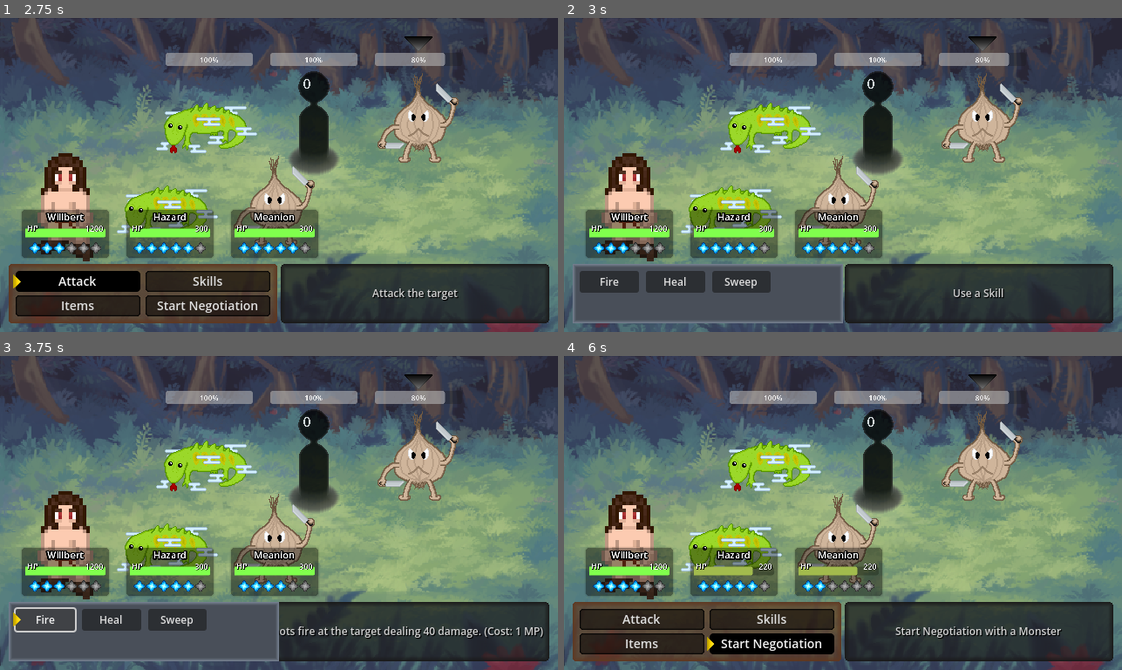
Above: before the commit, frames 1-4 (two rows, left to right).
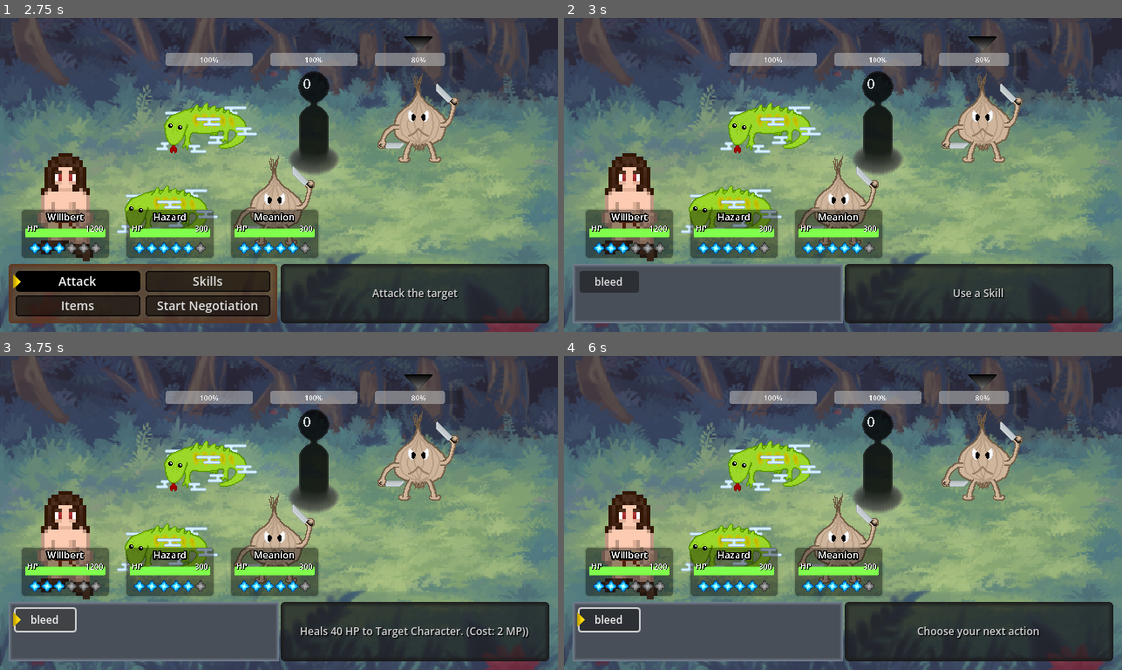
Above: after the commit, the same moments.

Repository: Willi-bot/GameProject
Game: Godot game, scene res://scenes/main_menu/main_menu.tscn
Two runs of this game, one before a commit and one after it. Both use one fixed random seed, a clock stepped at 60 frames per second and the inputs below.
Inputs (mouse positions are in pixels of both pictures, inside the frame that each line leads up to):
- Up to frame 1 (2.75 s): click "New Game" at 0.5 s; click (390, 55) at 1.27 s; click "Attack" at 2 s
- Up to frame 2 (3 s): click "Skills" at 2.75 s
- Up to frame 3 (3.75 s): click "Fire" (after the commit: "bleed") at 3.5 s
- Up to frame 4 (6 s): click "Heal" (after the commit: "bleed") at 4.25 s; click "Start Negotiation" at 5 s; click "Start Negotiation" at 5.75 s

Frame 1 is identical in both runs. In frame 2, 1.5% of the frame differs, in the area x 5-38%, y 80-88%; in frame 3, 2.5%; in frame 4, 10%, in the area x 1-90%, y 66-98%.
Error before the commit: Invalid access to property or key 'EnemyEntity:<Node2D#47747958098>' on a base object of type 'Array'. (res://scenes/battle/battle_manager.gd:369)

Commit message:
dynamically load skills from global state

Diff:
--- a/gameproject/GlobalState.gd
+++ b/gameproject/GlobalState.gd
@@ -36,7 +36,7 @@
 			"current_mp": 5,
 			"damage": 80,
 			"agility": 5,
-			"skills": ["whiplash"],
+			"skills": ["Sweep"],
 			"sprite": "res://creatures/sprites/hazard.png"
 		},
 		{
@@ -47,7 +47,7 @@
 			"current_mp": 5,
 			"damage": 80,
 			"agility": 5,
-			"skills": ["whiplash"],
+			"skills": ["Heal"],
 			"sprite": "res://creatures/sprites/meanion.png"
 		}
 	]
--- a/gameproject/scenes/battle/battle_manager.gd
+++ b/gameproject/scenes/battle/battle_manager.gd
@@ -44,17 +44,17 @@
 
 func _ready() -> void:
 	var enemy_data = load_enemy_data()
-	_spawn_enemies(enemy_data, Vector2(480, 120), -120)
+	_spawn_entities(enemy_data, Vector2(480, 120), -120, BaseEntity.EntityType.ENEMY)
 
 	var ally_data = get_player_data()
-	_spawn_allies(ally_data, Vector2(75, 215), 120)
+	_spawn_entities(ally_data, Vector2(75, 215), 120, BaseEntity.EntityType.PLAYER)
 
 	all_battlers = ally_battlers + enemy_battlers
 	all_battlers.sort_custom(func(a, b): return a.entity.agility > b.entity.agility)
 
 	_connect_buttons()
-	_connect_entities(ally_battlers, _next_turn)
-	_connect_entities(enemy_battlers, _next_turn, _attack_random_ally, _choose_target)
+	_connect_ally_callbacks(ally_battlers)
+	_connect_enemy_callbacks(enemy_battlers)
 
 	_setup_box(skill_box)
 	_setup_box(target_menu_box)
@@ -64,29 +64,21 @@
 
 	_choose_target(enemy_battlers[0])
 
-func _spawn_enemies(data, start_pos, offset_x):
+func _spawn_entities(data, start_pos, offset_x, type):
 	var index = 0
-	var enemy = null
-	for enemy_data in data:
-		enemy_data['list_id'] = index
-		index += 1
-		enemy = _add_enemy_to_battle(enemy_data, start_pos)
-
-		add_child(enemy)
+	var entity = null
+
+	for entity_data in data:
+		if type == BaseEntity.EntityType.PLAYER:
+			entity = _add_ally_to_battle(entity_data, start_pos)
+			ally_battlers.append(entity)
+		else:
+			entity = _add_enemy_to_battle(entity_data, start_pos)
+			enemy_battlers.append(entity)
+
+		add_child(entity)
 
 		start_pos.x += offset_x
-		enemy_battlers.append(enemy)
-
-func _spawn_allies(data, start_pos, offset_x):
-	var ally = null
-	for entity_data in data:
-		ally = _add_ally_to_battle(entity_data, start_pos)
-
-		add_child(ally)
-
-		start_pos.x += offset_x
-		ally_battlers.append(ally)
-
 
 func _connect_buttons():
 	attack_button.pressed.connect(_attack_enemy)
@@ -95,14 +87,17 @@
 	neg_button.pressed.connect(_choose_neg_target)
 
 
-func _connect_entities(entities, turn_end_callback, damage_callback=null, target_callback=null):
-	for entity in entities:
-		entity.entity.turn_ended.connect(turn_end_callback)
-		if damage_callback:
-			entity.deal_damage.connect(damage_callback)
-		if target_callback:
-			entity.target_enemy.connect(target_callback)
-
+func _connect_ally_callbacks(allies):
+	for ally in allies:
+		ally.entity.turn_ended.connect(_next_turn)
+		ally.entity.death.connect(process_ally_death.bind(ally))
+
+func _connect_enemy_callbacks(enemies):
+	for enemy in enemies:
+		enemy.entity.turn_ended.connect(_next_turn)
+		enemy.deal_damage.connect(_attack_random_ally)
+		enemy.target_enemy.connect(_choose_target)
+		enemy.entity.death.connect(process_enemy_death.bind(enemy))
 
 func _setup_box(box : Container):
 	box.size = $MenuBox.size
@@ -126,7 +121,8 @@
 		"current_mp": GlobalState.current_mp,
 		"damage": GlobalState.damage,
 		"agility": GlobalState.agility,
-		"sprite": "res://imgs/player.png"
+		"sprite": "res://imgs/player.png",
+		"skills": ["Fire"]
 	})
 
 	for member in GlobalState.team:
@@ -135,9 +131,8 @@
 			data[key] = member[key]
 		player_data.append(data)
 
-	print("Sucesfully loaded player_data", player_data)
-
 	return player_data
+
 
 func load_enemy_data() -> Array:
 	var file = FileAccess.open("res://creatures/creatures_data.json", FileAccess.READ)
@@ -179,29 +174,26 @@
 	var target = selected_target
 	current_turn.entity.start_attacking(target)
 
-	if(target.entity.current_hp == 0):
-		process_enemy_death(target)
-
 
 func _choose_skill() -> void:
 	select_icon.visible = false
-	var list_of_skills = get_skills(current_turn)
 
 	var i = 0
-	for skill in list_of_skills:
+	print("CURRENTLY AVAILABLE SKILLS", current_turn.entity.skills)
+
+	for skill in current_turn.entity.skills:
 		var new_button = skill_button_entity.instantiate()
-		new_button.skill = skill
-		new_button.text = skill.skill_name
+		new_button.initialize(skill, self)
 		new_button.size_flags_horizontal = Control.SIZE_EXPAND_FILL
 		new_button.size_flags_vertical = Control.SIZE_SHRINK_CENTER
 		new_button.pressed.connect(Callable(new_button, "_on_button_pressed"))
 		new_button.mouse_entered.connect(Callable(new_button, "_on_mouse_entered").bind(select_icon, info_text))
 		new_button.mouse_exited.connect(Callable(new_button, "_on_mouse_exited").bind(info_text))
 
-		if current_turn.entity.current_mp < skill.mp_cost:
+		if current_turn.entity.current_mp < new_button.skill.mp_cost:
 			new_button.disabled = true
 
-		skill.turn_ended.connect(_next_turn)
+		new_button.skill.turn_ended.connect(_next_turn)
 
 		skill_container.add_child(new_button)
 		i += 1
@@ -216,25 +208,6 @@
 	skill_menu.visible = true
 
 
-func get_skills(character) -> Array[Skill]:
-	var skill_scene = load("res://scenes/entities/skills/Fire.tscn")
-	var skill_instance1 = skill_scene.instantiate()
-	skill_instance1.battle_manager = self
-	skill_instance1.character = current_turn
-
-	skill_scene = load("res://scenes/entities/skills/Heal.tscn")
-	var skill_instance2 = skill_scene.instantiate()
-	skill_instance2.battle_manager = self
-	skill_instance2.character = current_turn
-
-	skill_scene = load("res://scenes/entities/skills/Sweep.tscn")
-	var skill_instance3 = skill_scene.instantiate()
-	skill_instance3.battle_manager = self
-	skill_instance3.character = current_turn
-
-	return [skill_instance1, skill_instance2, skill_instance3]
-
-
 func _choose_item() -> void:
 	print("Choosing an item")
 
@@ -253,9 +226,6 @@
 func _attack_random_ally() -> void:
 	var ally = ally_battlers[randi_range(0, ally_battlers.size() - 1)]
 	current_turn.entity.start_attacking(ally)
-
-	if ally.entity.current_hp == 0:
-		process_ally_death(ally)
 
 
 func _next_turn() -> void:
@@ -291,9 +261,8 @@
 		n.queue_free()
 	target_menu.hide()
 
+
 func process_enemy_death(enemy):
-	var enemy_index = enemy_battlers.find(enemy)
-
 	enemy_battlers.erase(enemy)
 	all_battlers.erase(enemy)
 	remove_child(enemy)
@@ -303,17 +272,15 @@
 		get_tree().paused = true
 		return
 
-	_choose_target(enemy_battlers[enemy_index - 1])
+	_choose_target(enemy_battlers[0])
 
 
 func process_ally_death(ally):
 	var ally_index = ally_battlers.find(ally)
 
-	var entity_index = all_battlers.find(ally)
-	all_battlers.remove_at(entity_index)
+	all_battlers.erase(ally)
 
 	if(ally_index == 0):
-		print("Player has died, game ended")
 		get_tree().paused = true
 		defeat_screen.show()
 
@@ -363,14 +330,6 @@
 
 func _on_neg_button_mouse_exited() -> void:
 	info_text.text = "Choose your next action"
-
-
-func get_enemy_target() -> Node2D:
-	return enemy_battlers[selected_target]
-
-
-func get_all_enemies() -> Array:
-	return enemy_battlers
 
 
 func get_player_target() -> Node2D:
@@ -398,11 +357,13 @@
 func _chosen_player(character: Node2D) -> void:
 	target_chosen.emit(character)
 
+
 func _on_continue_game_pressed() -> void:
 	GlobalState.overwrite_stats(ally_battlers)
 	get_tree().paused = false
 	get_tree().change_scene_to_file("res://scenes/overworld/overworld.tscn")
 
+
 func _on_quit_game_pressed() -> void:
 	GlobalState.quit_game()
 
--- a/gameproject/scenes/battle/buttons/skill_button.gd
+++ b/gameproject/scenes/battle/buttons/skill_button.gd
@@ -5,20 +5,13 @@
 @export var skill: Skill
 
 
-# Called when the node enters the scene tree for the first time.
-func _ready() -> void:
-	pass
+func initialize(skill_name: String, battle_manager) -> void:
+	var path = "res://scenes/entities/skills/" + skill_name + ".tscn"
+	skill = load(path).instantiate()
+	skill.battle_manager = battle_manager
 
-
-# Called every frame. 'delta' is the elapsed time since the previous frame.
-func _process(delta: float) -> void:
-	pass
-
-
-func _on_button_pressed():
-	# Execute logic based on the associated resource
+func _on_button_pressed(battle_manager):
 	if skill:
-		print("Executing move:", skill.name)
 		skill.execute()
 
 
--- a/gameproject/scenes/battle/skill_button.tscn
+++ b/gameproject/scenes/battle/skill_button.tscn
@@ -1,6 +1,4 @@
-[gd_scene load_steps=2 format=3 uid="uid://bidx52lnulnac"]
-
-[ext_resource type="Script" path="res://scenes/battle/skill_button.gd" id="1_647x6"]
+[gd_scene format=3 uid="uid://bidx52lnulnac"]
 
 [node name="SkillButton" type="Button"]
 anchors_preset = 15
@@ -10,4 +8,3 @@
 grow_vertical = 2
 theme_override_font_sizes/font_size = 12
 text = "bleed"
-script = ExtResource("1_647x6")
--- a/gameproject/scenes/entities/base_entity.gd
+++ b/gameproject/scenes/entities/base_entity.gd
@@ -16,12 +16,13 @@
 @export var mp_regen_rate: int = 1
 @export var damage : int
 @export var agility : int
-@export var skills : Array[Resource] = []
+@export var skills : Array = []
 @export var sprite: String
 
 signal turn_ended
 signal health_changed
 signal mp_changed
+signal death
 
 func start_attacking(enemy_target : Node2D) -> void:
 	enemy_target.entity.be_damaged(damage)
@@ -31,6 +32,10 @@
 func be_damaged(amount : int) -> void:
 	current_hp = max(0, current_hp - amount)
 	health_changed.emit()
+
+	if current_hp == 0:
+		print("Entity has died")
+		death.emit()
 
 
 func heal(amount : int) -> void:
--- a/gameproject/scenes/entities/enemy_entity.gd
+++ b/gameproject/scenes/entities/enemy_entity.gd
@@ -9,6 +9,7 @@
 
 signal deal_damage
 signal target_enemy(id: int)
+
 
 # Called when the node enters the scene tree for the first time.
 func _ready() -> void:
--- a/gameproject/scenes/entities/enemy_entity.tscn
+++ b/gameproject/scenes/entities/enemy_entity.tscn
@@ -13,9 +13,10 @@
 current_hp = 0
 max_mp = 0
 current_mp = 0
+mp_regen_rate = 1
 damage = 0
 agility = 0
-skills = Array[Resource]([])
+skills = []
 sprite = ""
 
 [node name="EnemyEntity" type="Node2D" groups=["EnemyEntity"]]
--- a/gameproject/scenes/entities/player_entity.tscn
+++ b/gameproject/scenes/entities/player_entity.tscn
@@ -16,7 +16,7 @@
 mp_regen_rate = 1
 damage = 0
 agility = 0
-skills = Array[Resource]([])
+skills = []
 sprite = ""
 
 [sub_resource type="StyleBoxFlat" id="StyleBoxFlat_efpqj"]
--- a/gameproject/scenes/entities/skills/Fire.gd
+++ b/gameproject/scenes/entities/skills/Fire.gd
@@ -1,5 +1,4 @@
 extends Skill
-
 
 # Called when the node enters the scene tree for the first time.
 func _ready() -> void:
--- a/gameproject/scenes/entities/skills/Fire.tscn
+++ b/gameproject/scenes/entities/skills/Fire.tscn
@@ -5,5 +5,4 @@
 [node name="Fire" type="Node"]
 script = ExtResource("1_0kp4h")
 skill_name = "Fire"
-description = "Shoots fire at the target dealing 40 damage. (Cost: 1 MP)"
 mp_cost = 1
--- a/gameproject/scenes/entities/skills/Sweep.gd
+++ b/gameproject/scenes/entities/skills/Sweep.gd
@@ -14,7 +14,6 @@
 func execute() -> void:
 	print("Sweeping all enemies")
 	use_mp()
-	var targets = battle_manager.get_all_enemies()
-	for target in targets:
+	for target in battle_manager.enemy_battlers:
 		target.entity.be_damaged(80)
 	turn_ended.emit()
